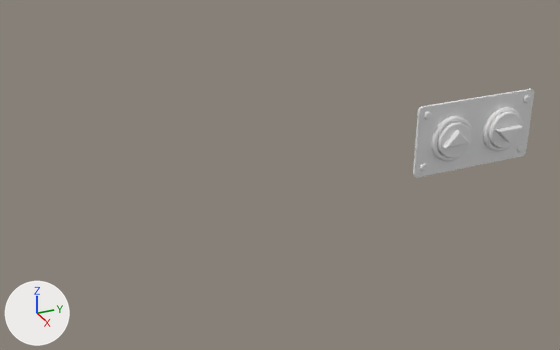
What one commit did to the FBX model Assets/Models/RepairDesk_HeightAdjuster.fbx.
Before and after are seen from a camera (50 mm lens) standing at (1.334, -1.047, 0.453) and looking at (0.462, -0.654, 0.017). The lights are fixed; the arrows at lower left show +X, +Y and +Z. Where no turn or scale is listed for an object, it has been applied to the vertices.

In view in the first picture: 'deskAdjuster_Up', 'deskAdjuster_down', 'deskAdjuster_plaque'.
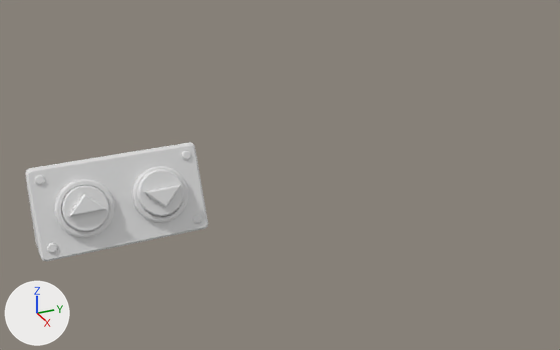
Where the change shows, as pixel boxes (x1, y1, x2, y2) in the pictures (560 x 350 px; the box of a moved part takes in the faces that stretch with it):
'deskAdjuster_plaque', reshaped, moved (51% wider, 35% taller)
    before: (413, 89, 534, 177)
    after: (25, 142, 208, 261)
'deskAdjuster_Up', moved, turned
    before: (437, 121, 470, 158)
    after: (61, 185, 109, 232)
'deskAdjuster_down', moved, turned
    before: (489, 111, 522, 148)
    after: (138, 170, 184, 216)
part 1 of me_nurbscircle_008, moved or reshaped
    before: (424, 112, 432, 120)
    after: (35, 175, 45, 185)
part 2 of me_nurbscircle_008, moved or reshaped
    before: (420, 164, 427, 171)
    after: (47, 243, 58, 253)
part 3 of me_nurbscircle_008, moved or reshaped
    before: (524, 95, 530, 103)
    after: (182, 151, 191, 160)
part 4 of me_nurbscircle_008, moved or reshaped
    before: (517, 145, 523, 152)
    after: (193, 214, 202, 224)
part 5 of me_nurbscircle_008, rebuilt (51% wider, 35% taller)
    before: (413, 89, 534, 177)
    after: (25, 142, 208, 261)
part 6 of me_nurbscircle_008, moved or reshaped
    before: (431, 107, 522, 161)
    after: (55, 166, 188, 238)

Diff of the bpy script that builds the scene:
```diff
--- a/Assets/Models/RepairDesk_HeightAdjuster.fbx.py
+++ b/Assets/Models/RepairDesk_HeightAdjuster.fbx.py
@@ me_nurbscircle_008 @@
 # used by ob_deskadjuster_plaque; location = (0.4629, -0.3303, 0.0249)
-me_nurbscircle_008.from_pydata(...)  # 436 vertices, 328 faces; spans x -0.007..0.005, y -0.105..0.103, z -0.055..0.055
+me_nurbscircle_008.from_pydata(...)  # 448 vertices, 339 faces; spans x -0.027..0.019, y -0.105..0.103, z -0.053..0.05
+# me_nurbscircle_008 part 1: the loose piece of 48 vertices spanning x -0.002..0.001, y -0.097..-0.084, z 0.035..0.048 is turned -23.7 degrees about the y axis through the mesh origin
+# me_nurbscircle_008 part 2: the loose piece of 48 vertices spanning x -0.002..0.001, y -0.097..-0.084, z -0.046..-0.034 is turned -23.7 degrees about the y axis through the mesh origin
+# me_nurbscircle_008 part 3: the loose piece of 48 vertices spanning x -0.002..0.001, y 0.083..0.095, z 0.035..0.048 is turned -23.7 degrees about the y axis through the mesh origin
+# me_nurbscircle_008 part 4: the loose piece of 48 vertices spanning x -0.002..0.001, y 0.083..0.095, z -0.046..-0.034 is turned -23.7 degrees about the y axis through the mesh origin
+# me_nurbscircle_008 part 5: the loose piece of 24 vertices spanning x -0.007..-0.002, y -0.105..0.103, z -0.055..0.055 is rebuilt with 36 vertices and now spans x -0.027..0.019, y -0.105..0.103, z -0.053..0.05
+# me_nurbscircle_008 part 6: 4 vertices moved within x -0.007, y -0.068..0.07, z 0.025; 212 vertices removed from x -0.007..0.005, y -0.08..0.082, z -0.035..0.034; 212 vertices added at x -0.02..0.018, y -0.08..0.082, z -0.035..0.032
 me_nurbscircle_008.materials.append(mat_adjusterbuttons)
@@ ob_deskadjuster_plaque @@
 ob_deskadjuster_plaque = bpy.data.objects.new('deskAdjuster_plaque', me_nurbscircle_008)
-ob_deskadjuster_plaque.location = (0.4629, -0.3303, 0.0249)
+ob_deskadjuster_plaque.location = (0.4829, -0.8732, 0.032)
@@ ob_deskadjuster_up @@
 ob_deskadjuster_up = bpy.data.objects.new('deskAdjuster_Up', me_nurbscircle_002)
-ob_deskadjuster_up.location = (0.4696, -0.3759, 0.0245)
-ob_deskadjuster_up.rotation_euler = (1.571, 0.0, -3.142)  # degrees (90, 0, -180)
+ob_deskadjuster_up.location = (0.4892, -0.9188, 0.0343)
+ob_deskadjuster_up.rotation_euler = (-1.571, 2.727, 0.0)  # degrees (-90, 156, 0)
@@ ob_deskadjuster_down @@
 ob_deskadjuster_down = bpy.data.objects.new('deskAdjuster_down', me_nurbscircle_003)
-ob_deskadjuster_down.location = (0.4708, -0.2832, 0.0259)
-ob_deskadjuster_down.rotation_euler = (1.571, 0.0, -3.142)  # degrees (90, 0, -180)
+ob_deskadjuster_down.location = (0.4897, -0.8262, 0.036)
+ob_deskadjuster_down.rotation_euler = (-1.571, 2.727, 0.0)  # degrees (-90, 156, 0)
```
